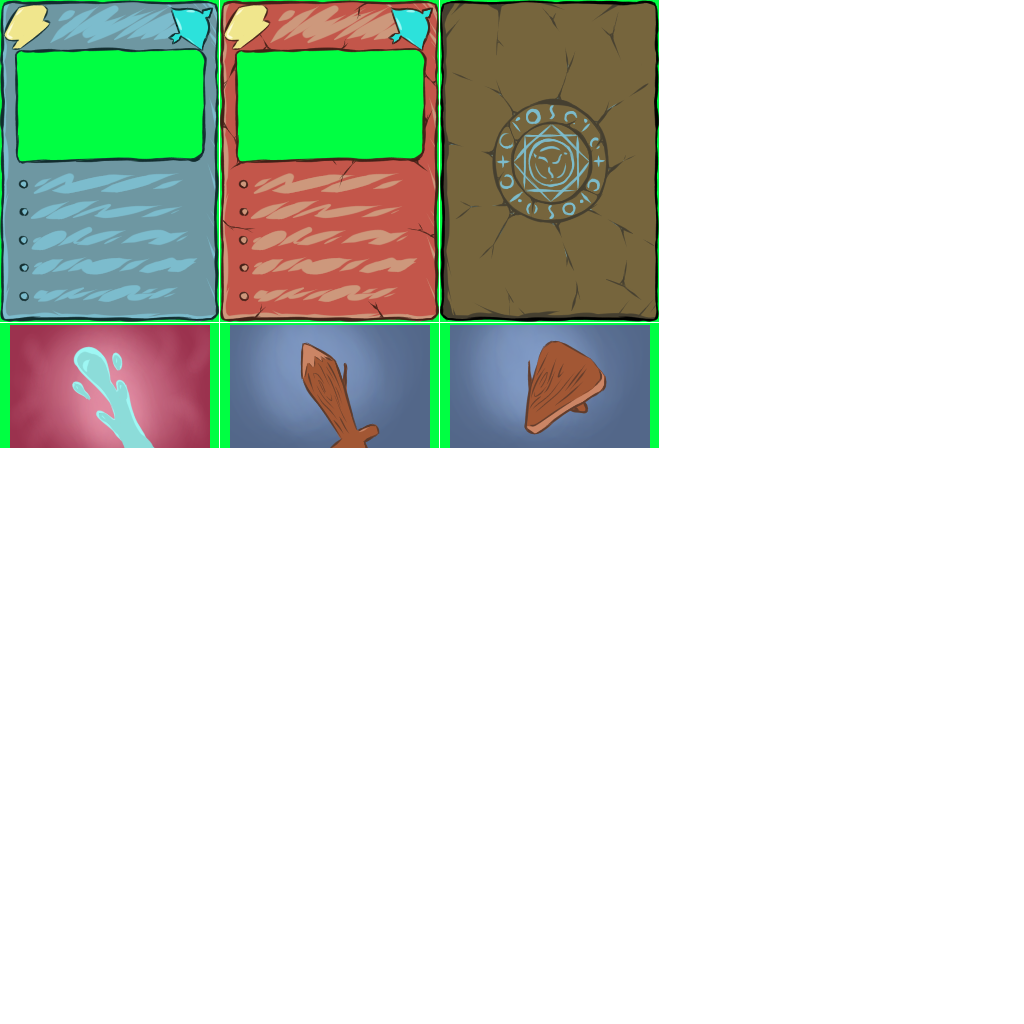
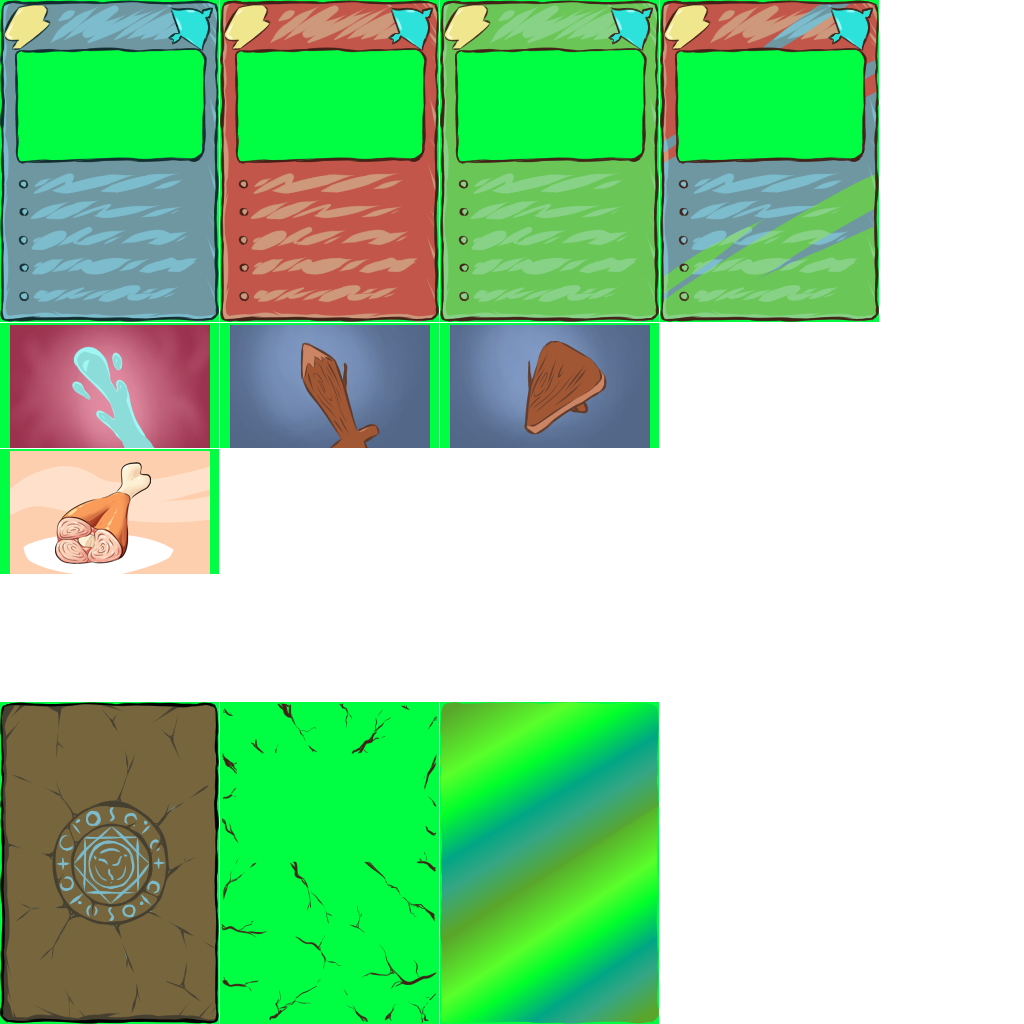
Layer changes from the first 1024×1024 image to the second:
moved "recto" (2nd of 3, in "recto") into group "recto", painted on it over [0, 0, 704, 1024]
moved "rectoColor" into group "recto" over [0, 0, 704, 1024]
painted on "Calque de dessin 11" over [0, 0, 704, 1024]
painted on "Calque de dessin 12" over [0, 0, 640, 1024]
painted on "Calque de dessin 10" over [0, 0, 704, 1024]
painted on "color" over [0, 0, 704, 1024]
added group "fissure" with 3 layers above "poliChrome" over [192, 702, 512, 1024]
added layer "Calque de dessin 13" in group "fissure" over [192, 702, 512, 1024]
hid "Copier de lineCard" (2nd of 5, in "fissure"), moved it into group "fissure", painted on it over [192, 0, 512, 1024]
added group "poliChrome" with 8 layers above "green" over [0, 0, 879, 1024]
added layer "Copier de lineCard" (3rd of 5, in "poliChrome") in group "poliChrome" over [576, 0, 879, 322]
added group "Copier de colorCard" (1st of 3, in "poliChrome") with 6 layers in group "poliChrome" over [0, 0, 879, 1024]
added layer "Calque de groupe 14 Fusionnés" in group "Copier de colorCard" over [0, 0, 879, 1024]
added group "green" (1st of 3) with 6 layers above "red" over [407, 0, 704, 322]
added layer "Copier de lineCard" (4th of 5, in "green") in group "green" over [407, 0, 704, 322]
added group "Copier de colorCard" (2nd of 3, in "green") with 4 layers in group "green" over [407, 0, 704, 322]
added layer "_light" (1st of 3, in "green" › "Copier de colorCard") in group "Copier de colorCard" over [407, 0, 704, 322]
painted on "Copier de Calque de dessin 3" over [0, 256, 512, 512]
painted on "Copier de Calque de dessin 6" over [192, 320, 704, 512]
painted on "Copier de green" (4th of 8, in "green") over [0, 268, 716, 524]
added layer "Copier de green" (7th of 8, in "green") in group "green" over [140, 702, 524, 1024]
…and 29 more changes (16 added, 10 painted, 4 stack)
